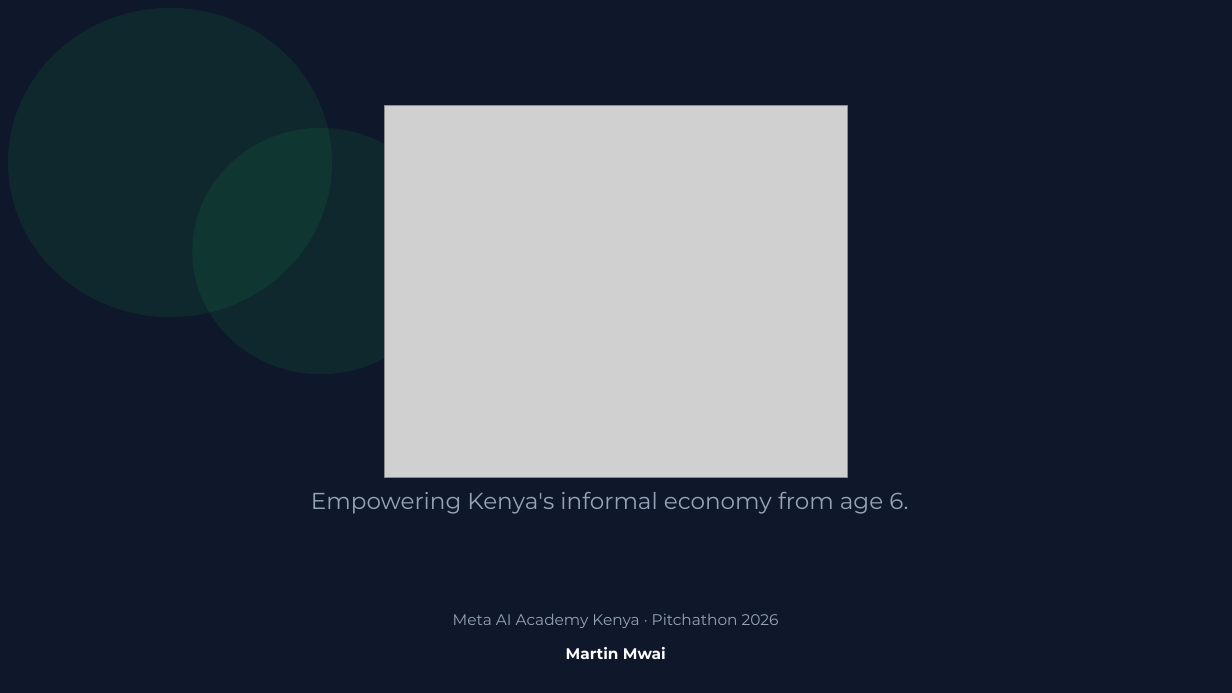
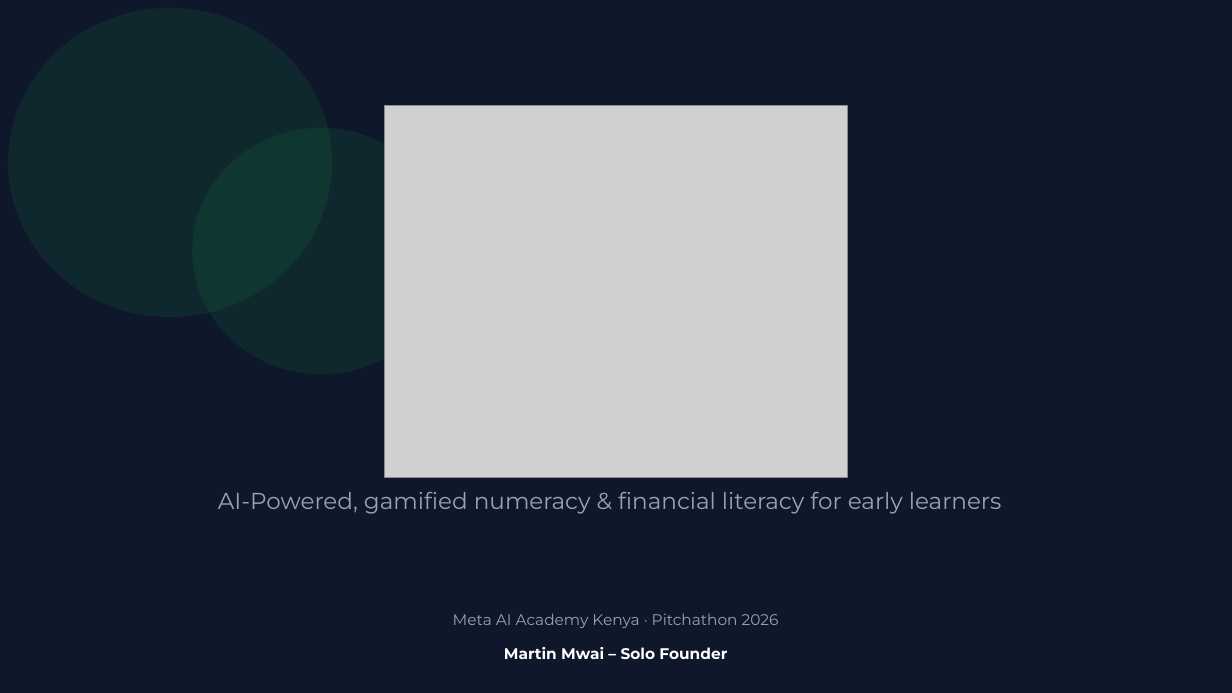
Before and after one commit to lemonhead-ai/SmartDuka, a slide deck: slide 1 of assets/pitch-deck/SmartDuka_Pitchdeck_backup.pptx. Drawn at 1232x693 pixels with LibreOffice and Linux fonts; fonts in the diff are those of the drawing; grey boxes stand for pictures. Boxes give left, top, right and bottom in pixels: in the first picture for what was removed or moved away, otherwise in the second. Text is boxed around its words. In the diff, an @@ line names an element or a change of style, - is before the commit and + after.

```diff
--- a/assets/pitch-deck/SmartDuka_Pitchdeck_backup.pptx
+++ b/assets/pitch-deck/SmartDuka_Pitchdeck_backup.pptx
@@ text at (218, 492, 1002, 514): text changed @@
-Empowering Kenya's informal economy from age 6.
+AI-Powered, gamified numeracy & financial literacy for early learners
@@ text at (504, 647, 727, 659): text changed @@
-Martin Mwai
+Martin Mwai – Solo Founder
```
Also in this commit, not shown: 2 other slides changed, 22 other files.
